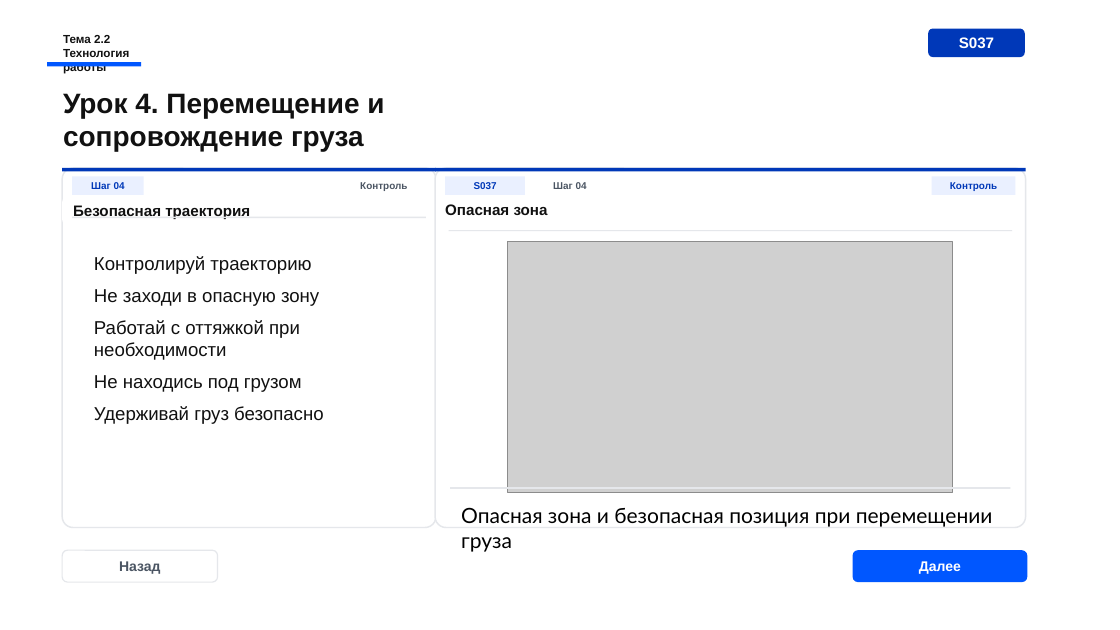
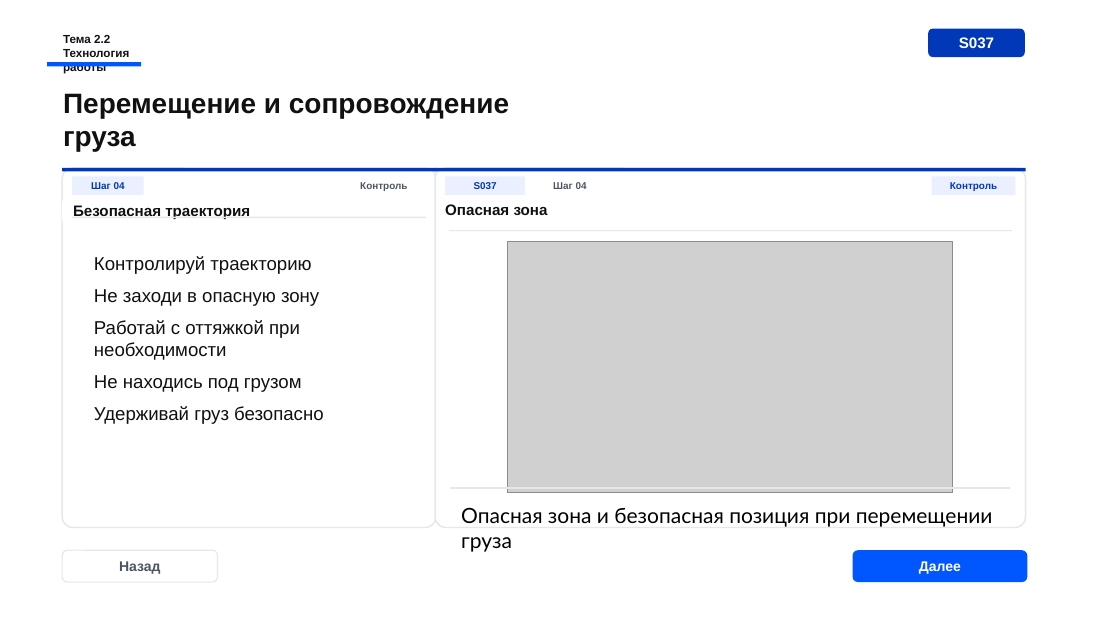
Before and after one commit to Armankanat2/EV-Strop, a slide deck: slide 16 of presentations/ispring-course/module-01-stropovka-gruzov/live-preview/S029_theme22_preview_2026-06-30_v13_ev-group-techstyle-premium-subslides.pptx (slide 13 before the commit). Drawn at 1120x630 pixels with LibreOffice and Linux fonts; fonts in the diff are those of the drawing; grey boxes stand for pictures. Boxes give left, top, right and bottom in pixels: in the first picture for what was removed or moved away, otherwise in the second. Text is boxed around its words. In the diff, an @@ line names an element or a change of style, - is before the commit and + after.

```diff
--- a/presentations/ispring-course/module-01-stropovka-gruzov/live-preview/S029_theme22_preview_2026-06-30_v13_ev-group-techstyle-premium-subslides.pptx
+++ b/presentations/ispring-course/module-01-stropovka-gruzov/live-preview/S029_theme22_preview_2026-06-30_v13_ev-group-techstyle-premium-subslides.pptx
@@ text at [63, 93, 509, 151]: text changed @@
-Урок 4. Перемещение и сопровождение груза
+Перемещение и сопровождение груза
```
Also in this commit, not shown: 9 other slides changed, 5 slides added, 2 slides removed, 10 other files.
